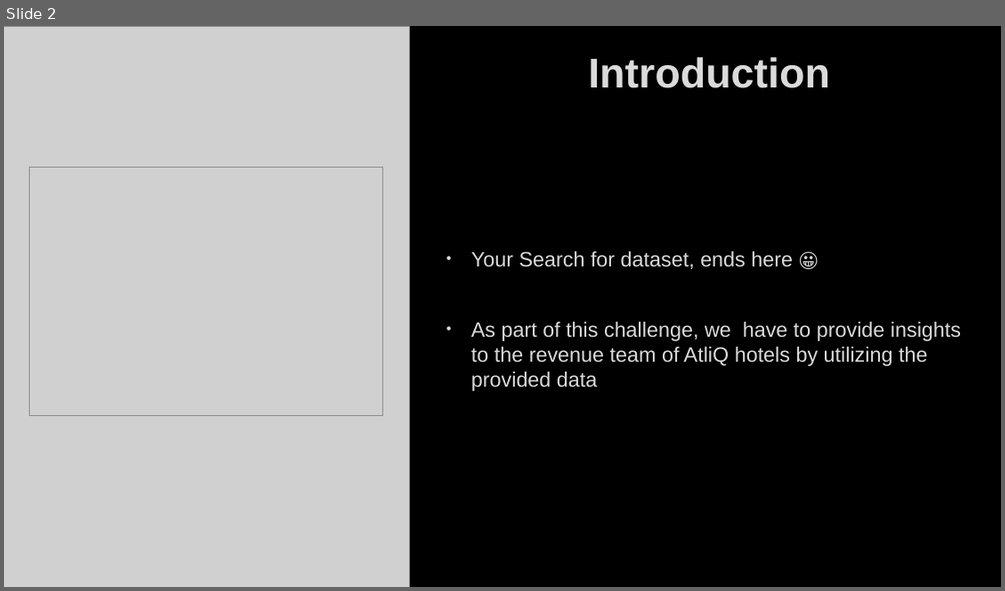
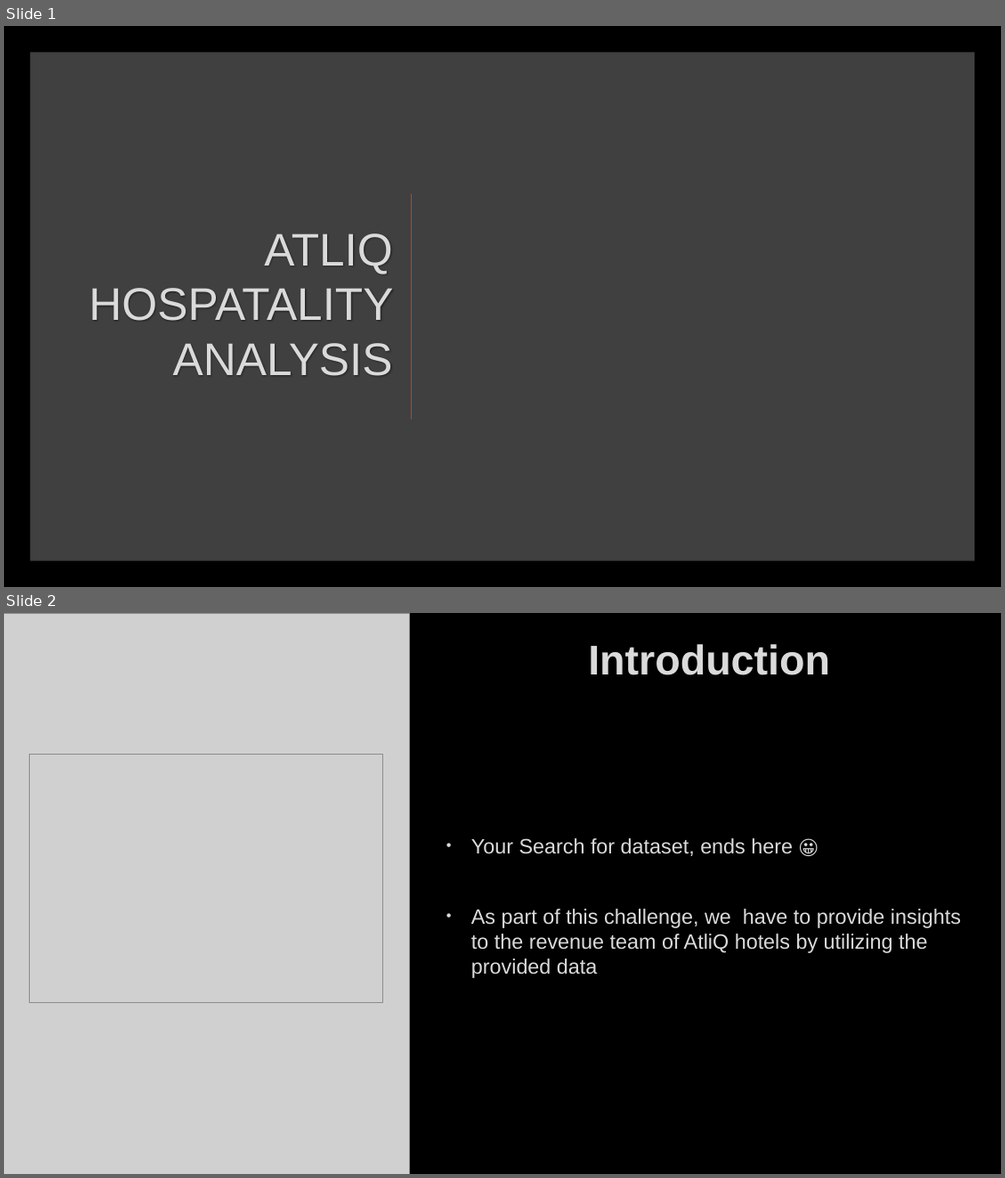
Before and after one commit to Gouthami-K/AtliQ_Hospitality_Analysis_PowerBI, a slide deck: Presentation.pptx. Shown one above the other, each under a label of ours: slide 2 before the commit, slides 1 and 2 after it. The pictures are 1005x591 and 1005x1178 pixels, drawn with LibreOffice and Linux fonts; fonts in the diff are those of the drawing; grey boxes stand for pictures; background and template pictures are left out. Boxes give left, top, right and bottom in pixels: in the first picture for what was removed or moved away, otherwise in the second. Text is boxed around its words. In the diff, an @@ line names an element or a change of style, - is before the commit and + after.

```diff
--- a/Presentation.pptx
+++ b/Presentation.pptx
@@ slide 1 added at box(4, 26, 1001, 587), background picture (left out) @@
@@ rectangle added at box(30, 52, 975, 561), fill #404040 @@
@@ line added from (412, 194) to (412, 418), #BC451B 1.5 pt @@
@@ title added at box(89, 233, 393, 376), 44 pt, text #DADADA @@
+ATLIQ HOSPATALITY ANALYSIS
```
Also in this commit, not shown: 1 slide removed.
